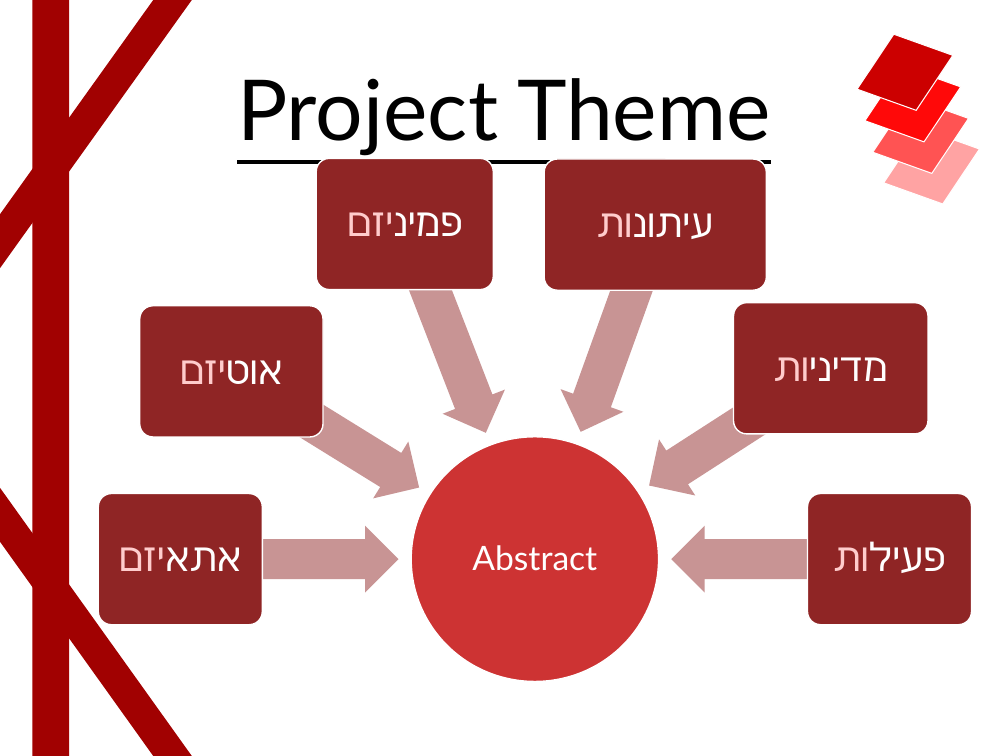
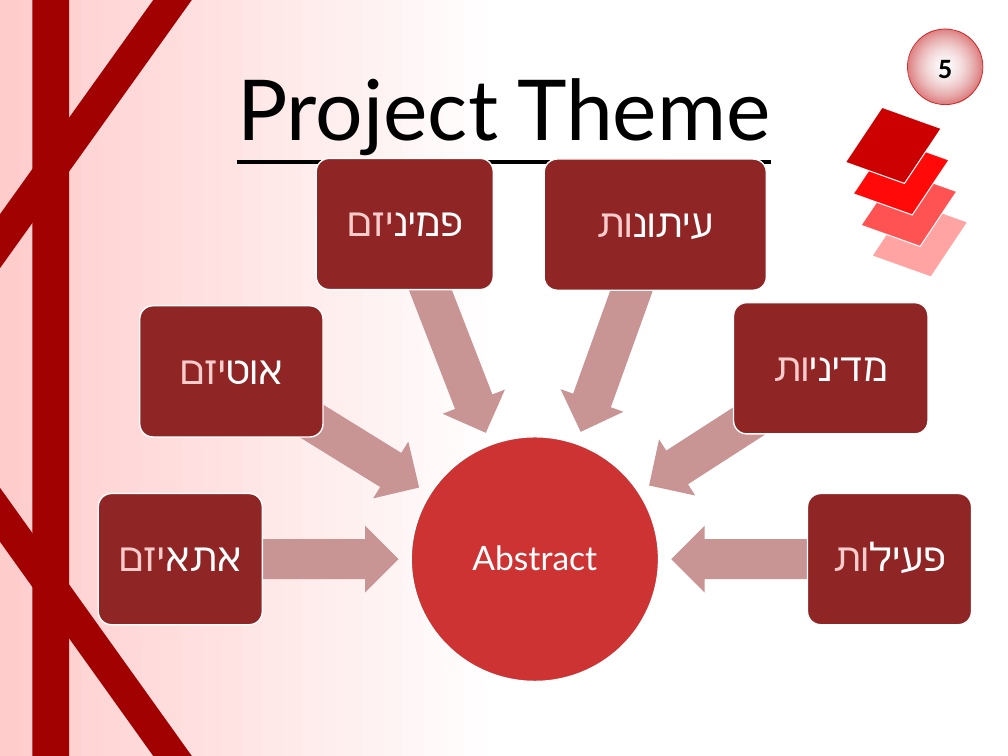
Before and after one commit to uriariel/Coeus, a slide deck: slide 5 of Presentation.pptx. Drawn at 1008x756 pixels with LibreOffice and Linux fonts; fonts in the diff are those of the drawing. Boxes give left, top, right and bottom in pixels: in the first picture for what was removed or moved away, otherwise in the second. Text is boxed around its words. In the diff, an @@ line names an element or a change of style, - is before the commit and + after.

Commit message:
Presentation background

```diff
--- a/Presentation.pptx
+++ b/Presentation.pptx
@@ background #FFFFFF to gradient #FFCCCC to #FFFFFF @@
@@ page number added at (907, 29, 983, 105), fill gradient #F6F8FC to #C00000, outline #CC0000 0.5 pt, 20 pt, text #000000, bold @@
+5
@@ 3 parallelograms: place and size @@
-3 parallelograms at (857, 29, 968, 179)
+3 parallelograms at (845, 102, 957, 252)
@@ parallelogram: place and size @@
-parallelogram at (884, 123, 979, 210)
+parallelogram at (871, 195, 967, 283)
```
Also in this commit, not shown: 8 other slides changed.
